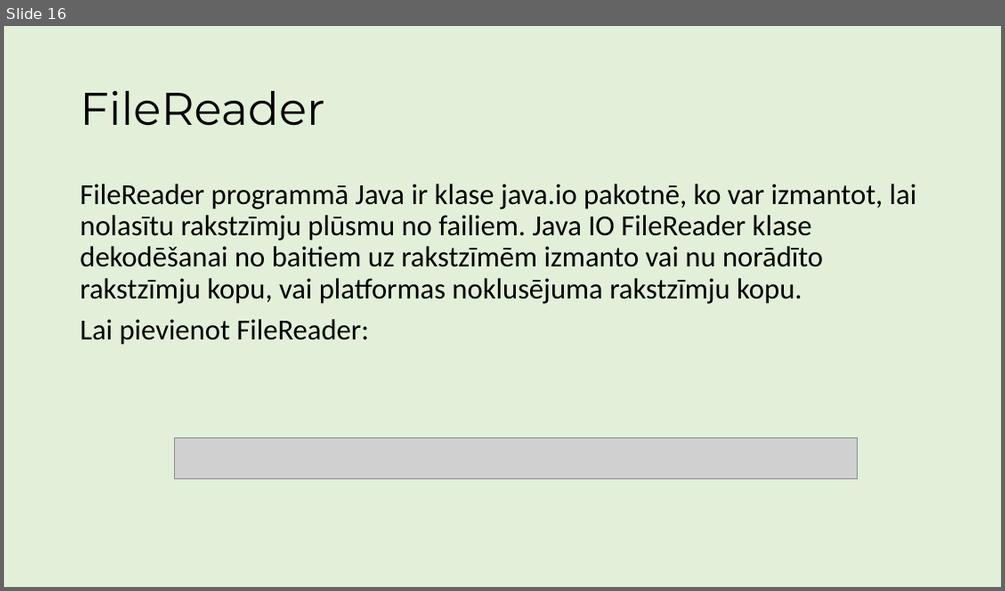
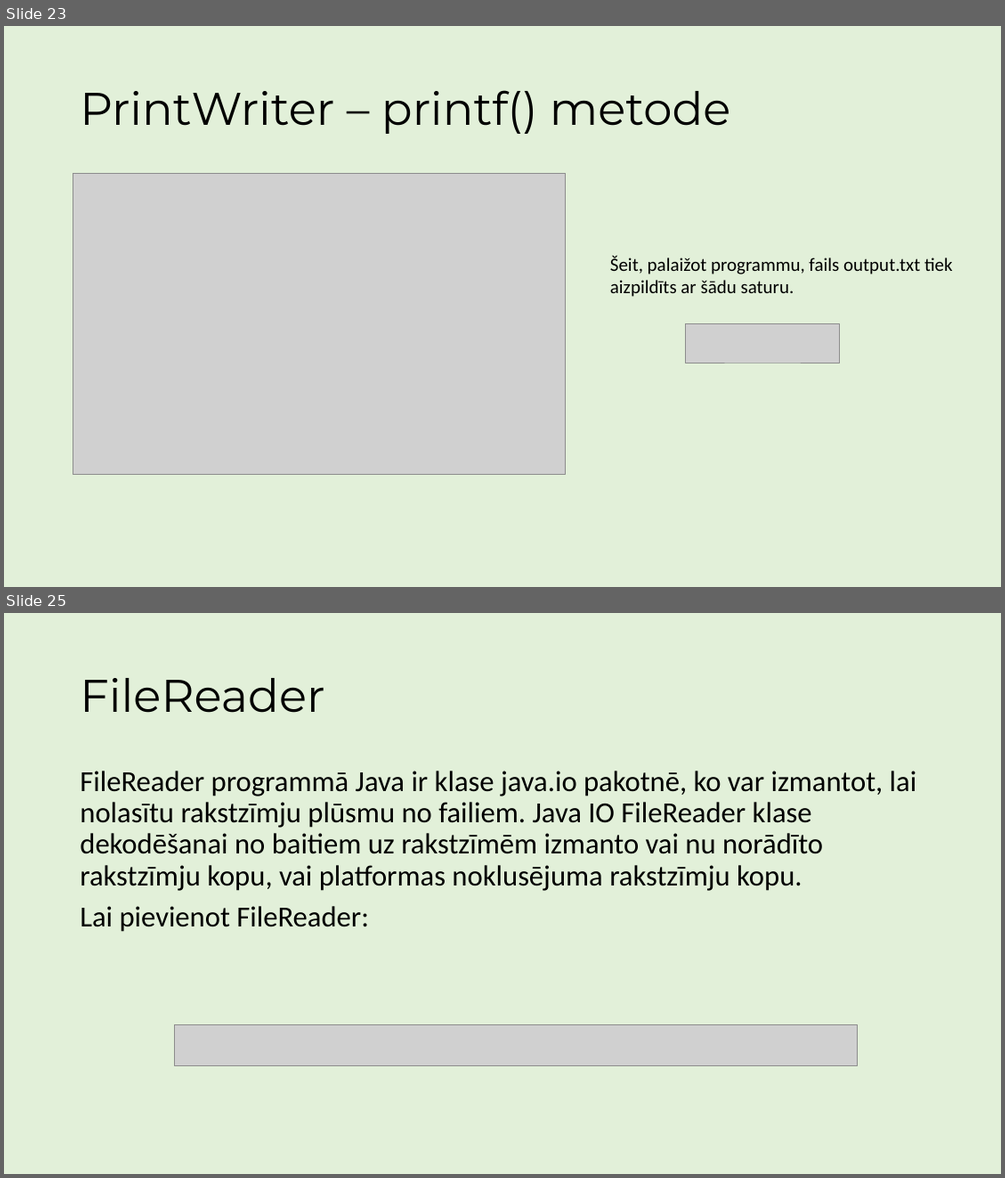
Before and after one commit to ricciss/TekstaDatnes, a slide deck: MacibuMaterials.pptx. Shown one above the other, each under a label of ours: slide 16 before the commit, slides 23 and 25 after it; the slides between them are not shown. The pictures are 1005x591 and 1005x1178 pixels, drawn with LibreOffice and Linux fonts; fonts in the diff are those of the drawing; grey boxes stand for pictures. Boxes give left, top, right and bottom in pixels: in the first picture for what was removed or moved away, otherwise in the second. Text is boxed around its words. In the diff, an @@ line names an element or a change of style, - is before the commit and + after.

Commit message:
Pievienota informācija par PrintWriter

```diff
--- a/MacibuMaterials.pptx
+++ b/MacibuMaterials.pptx
@@ slide 23 added at (4,26,1001,587), background #E2F0D9 @@
@@ title added at (80,90,730,134), 44 pt, text #000000 @@
+PrintWriter – printf() metode
@@ picture added at (73,174,566,474) @@
@@ text added at (610,256,953,297), 18 pt, text #000000 @@
+Šeit, palaižot programmu, fails output.txt tiek aizpildīts ar šādu saturu.
@@ picture added at (685,323,840,362) @@
@@ what was slide 16 is now slide 25 @@
```
Also in this commit, not shown: 3 slides changed, 8 other slides added, 1 other file.
